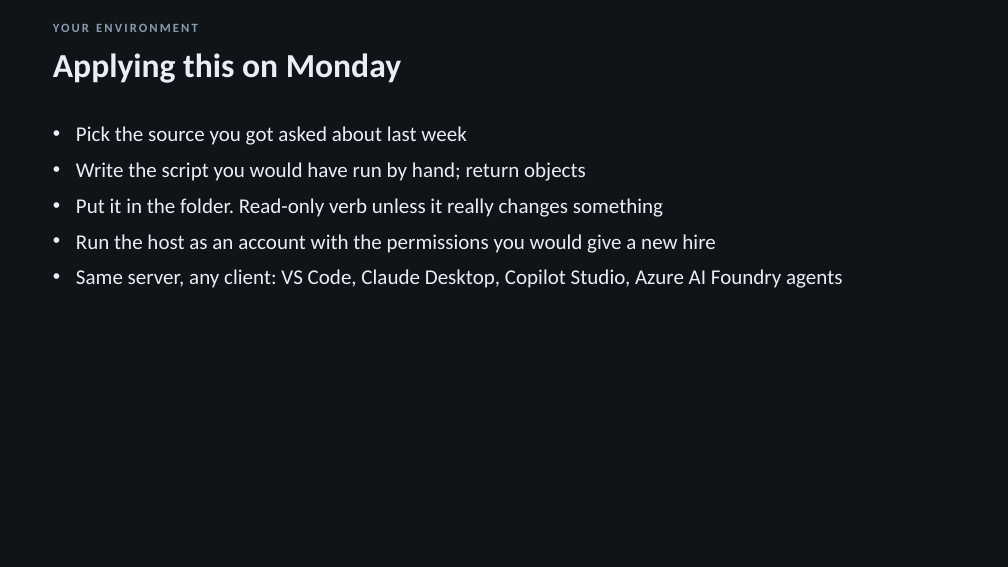
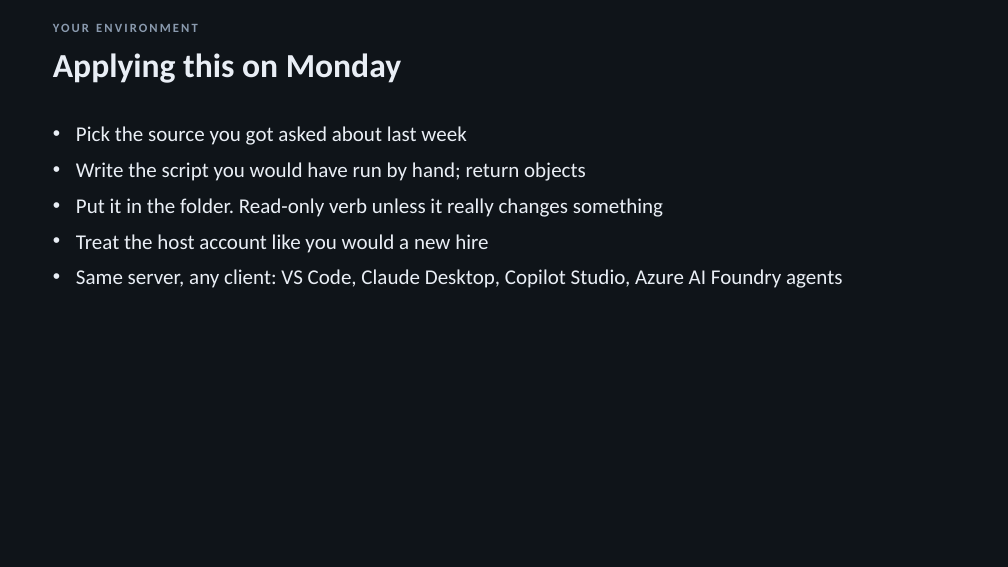
Before and after one commit to donnietaylor/cas2026, a slide deck: slide 20 of mcp-for-everything/slides/session1-mcp-for-everything.pptx. Drawn at 1008x567 pixels with LibreOffice and Linux fonts; fonts in the diff are those of the drawing. Boxes give left, top, right and bottom in pixels: in the first picture for what was removed or moved away, otherwise in the second. Text is boxed around its words. In the diff, an @@ line names an element or a change of style, - is before the commit and + after.

```diff
--- a/mcp-for-everything/slides/session1-mcp-for-everything.pptx
+++ b/mcp-for-everything/slides/session1-mcp-for-everything.pptx
@@ text at <box>76,234,488,253</box>: text changed @@
-• Run the host as an account with the permissions you would give a new hire
+• Treat the host account like you would a new hire
```
Also in this commit, not shown: 2 other slides changed, 8 other files.
